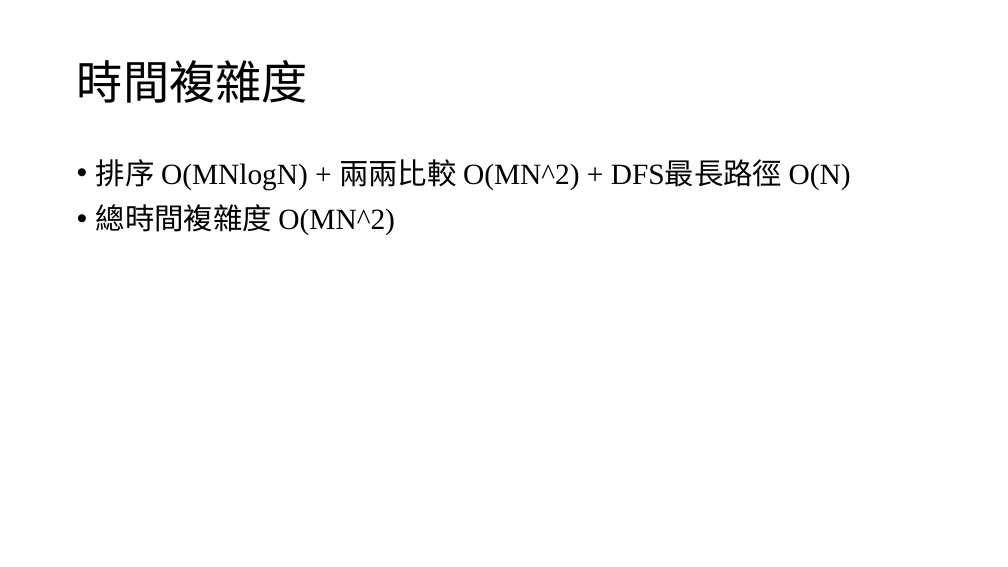
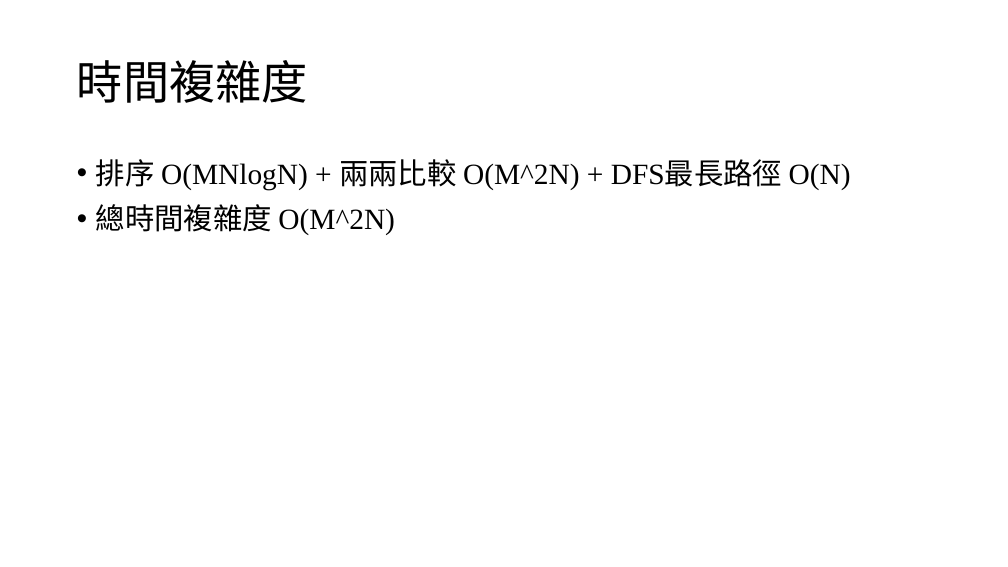
Before and after one commit to louisfghbvc/GenericProgrammingSTL, a slide deck: slide 8 of HW4 應用程式設計/說明.pptx. Drawn at 1008x567 pixels with LibreOffice and Linux fonts; fonts in the diff are those of the drawing. Boxes give left, top, right and bottom in pixels: in the first picture for what was removed or moved away, otherwise in the second. Text is boxed around its words. In the diff, an @@ line names an element or a change of style, - is before the commit and + after.

```diff
--- a/HW4 應用程式設計/說明.pptx
+++ b/HW4 應用程式設計/說明.pptx
@@ text at (96,159,851,235): text changed @@
-• 排序 O(MNlogN) + 兩兩比較 O(MN^2) + DFS最長路徑 O(N)
-• 總時間複雜度 O(MN^2)
+• 排序 O(MNlogN) + 兩兩比較 O(M^2N) + DFS最長路徑 O(N)
+• 總時間複雜度 O(M^2N)
```
